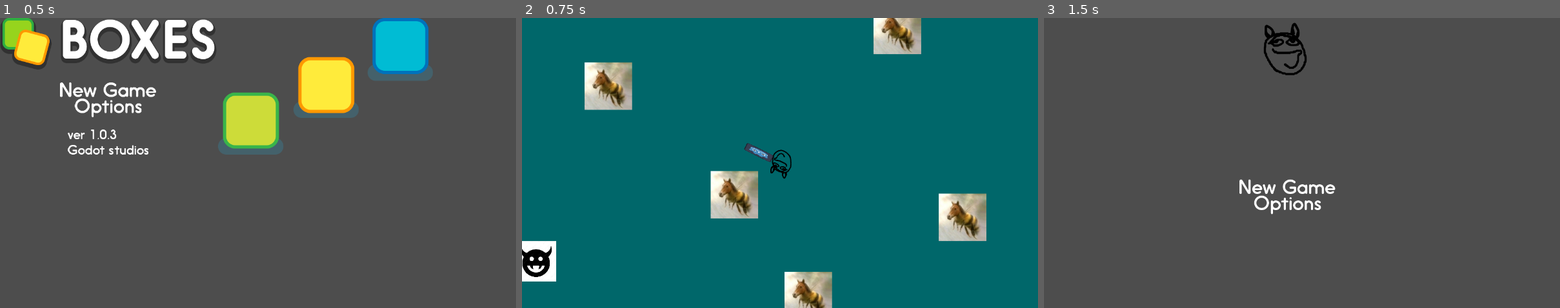
Above: before the commit, frames 1-3 (left to right).
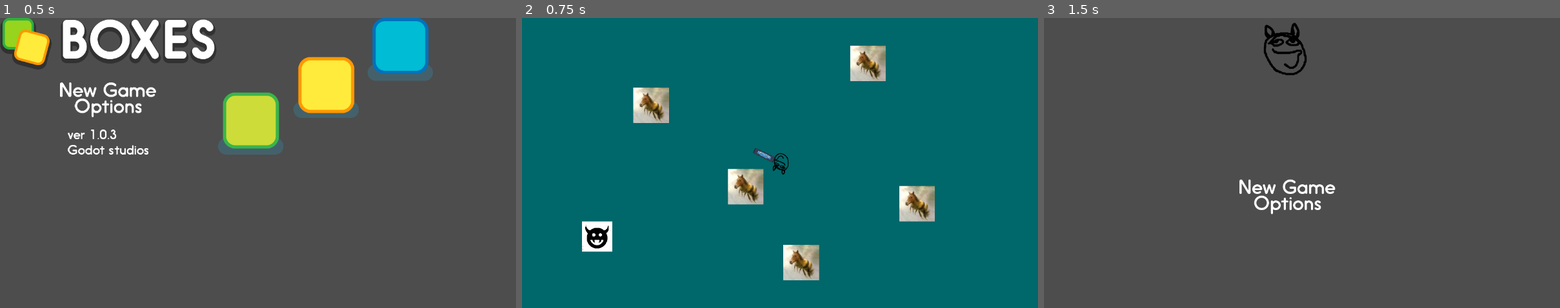
Above: after the commit, the same moments.

Repository: brianli378/ecs179-final-project
Game: Godot game, scene res://scenes/world.tscn
The game is run twice, just before and just after one commit, with the same random seed, the same clock (stepped at 60 frames per second) and the same inputs.
Inputs (mouse positions are in pixels of both pictures, inside the frame that each line leads up to):
- Up to frame 1 (0.5 s): no input
- Up to frame 2 (0.75 s): click (630, 90) at 0.52 s
- Up to frame 3 (1.5 s): tap Enter (ui_accept) at 1.25 s; move the mouse to (1415, 148) at 1.27 s; hold D (move_right) from 1.28 s (still down); tap Shift (dash) at 1.35 s

Frame 1 is identical in both runs. In frame 2, 12% of the frame differs, in the area x 0-90%, y 0-100%; in frame 3, nothing differs.

Commit message:
zoom out camera for better visibility

Diff:
--- a/2d-roguelike/scenes/player.tscn
+++ b/2d-roguelike/scenes/player.tscn
@@ -30,6 +30,7 @@
 
 [node name="Camera2D" type="Camera2D" parent="."]
 unique_name_in_owner = true
+zoom = Vector2(0.75, 0.75)
 process_callback = 0
 position_smoothing_enabled = true
 script = ExtResource("5_qlg0r")
